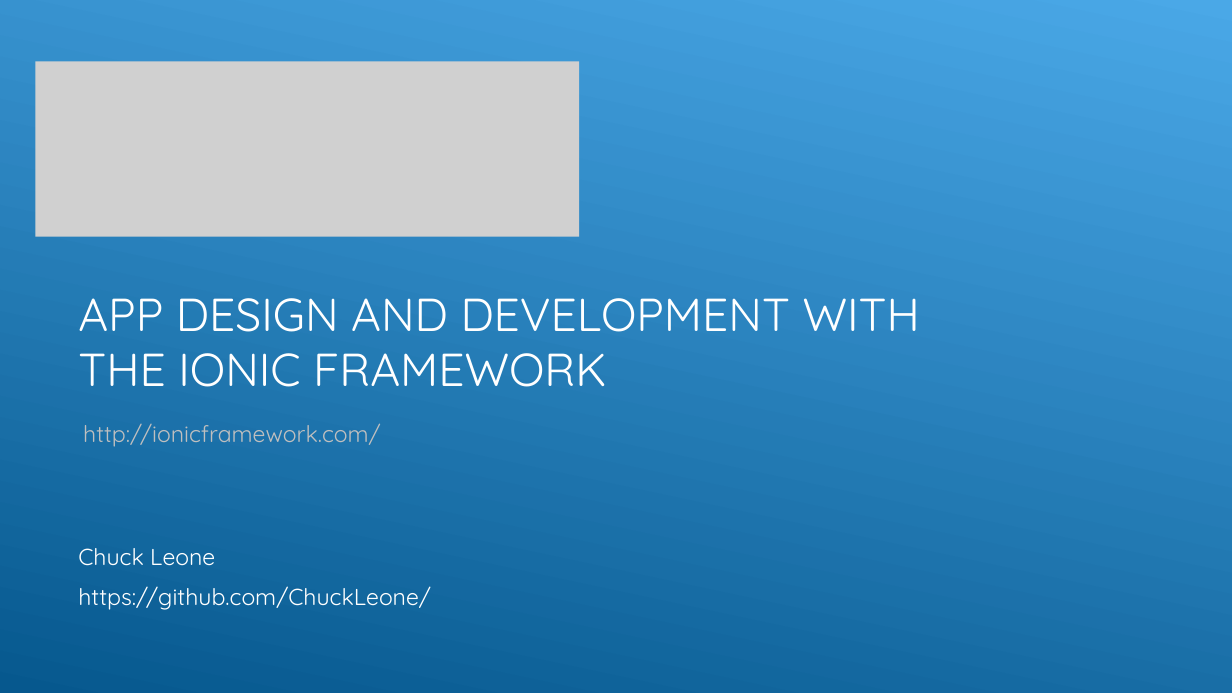
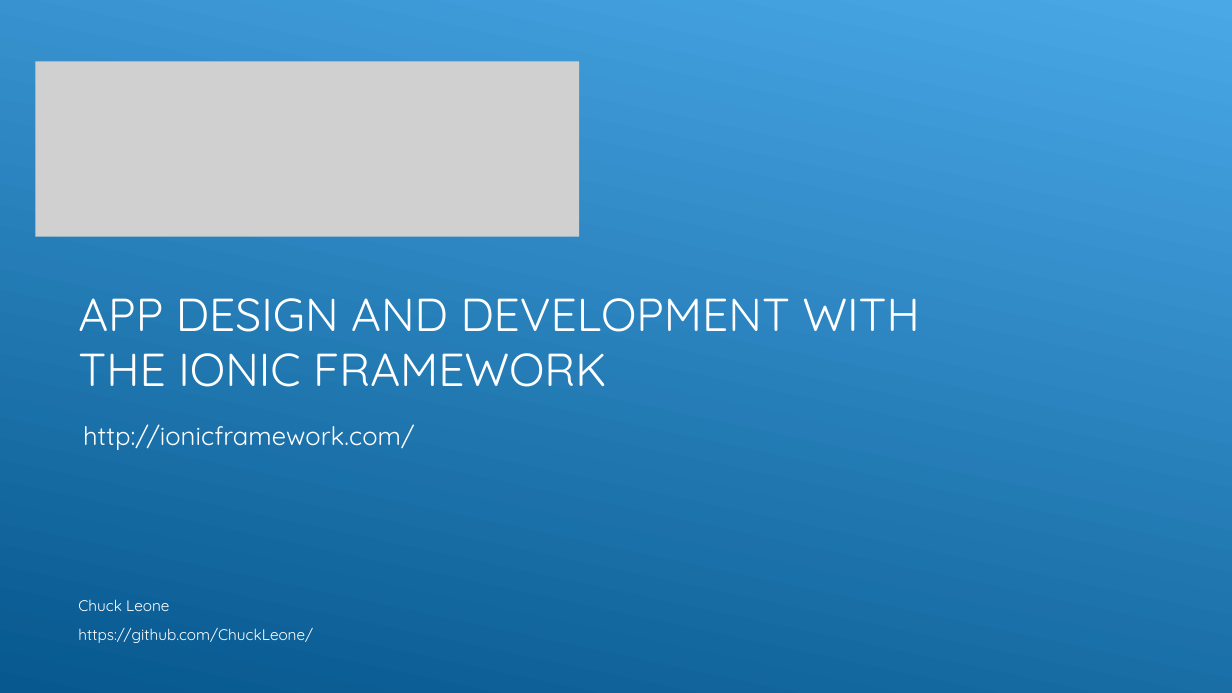
Before and after one commit to ChuckLeone/ionic-presentation, a slide deck: slide 1 of AppDesign-IonicFramework.pptx. Drawn at 1232x693 pixels with LibreOffice and Linux fonts; fonts in the diff are those of the drawing; grey boxes stand for pictures. Boxes give left, top, right and bottom in pixels: in the first picture for what was removed or moved away, otherwise in the second. Text is boxed around its words. In the diff, an @@ line names an element or a change of style, - is before the commit and + after.

```diff
--- a/AppDesign-IonicFramework.pptx
+++ b/AppDesign-IonicFramework.pptx
@@ text "http://ionicframework.com/" at (83, 424, 414, 450): size 18 to 20 pt, text colour #BFBFBF to #FFFFFF @@
@@ subtitle "Chuck Leone": place and size @@
-subtitle "Chuck Leone" at (78, 548, 431, 610)
+subtitle "Chuck Leone" at (78, 599, 313, 643)
@@ subtitle "Chuck Leone" at (78, 599, 313, 643): size 18 to 12 pt; less space between paragraphs @@
```
Also in this commit, not shown: 1 slide added, 7 other files.
